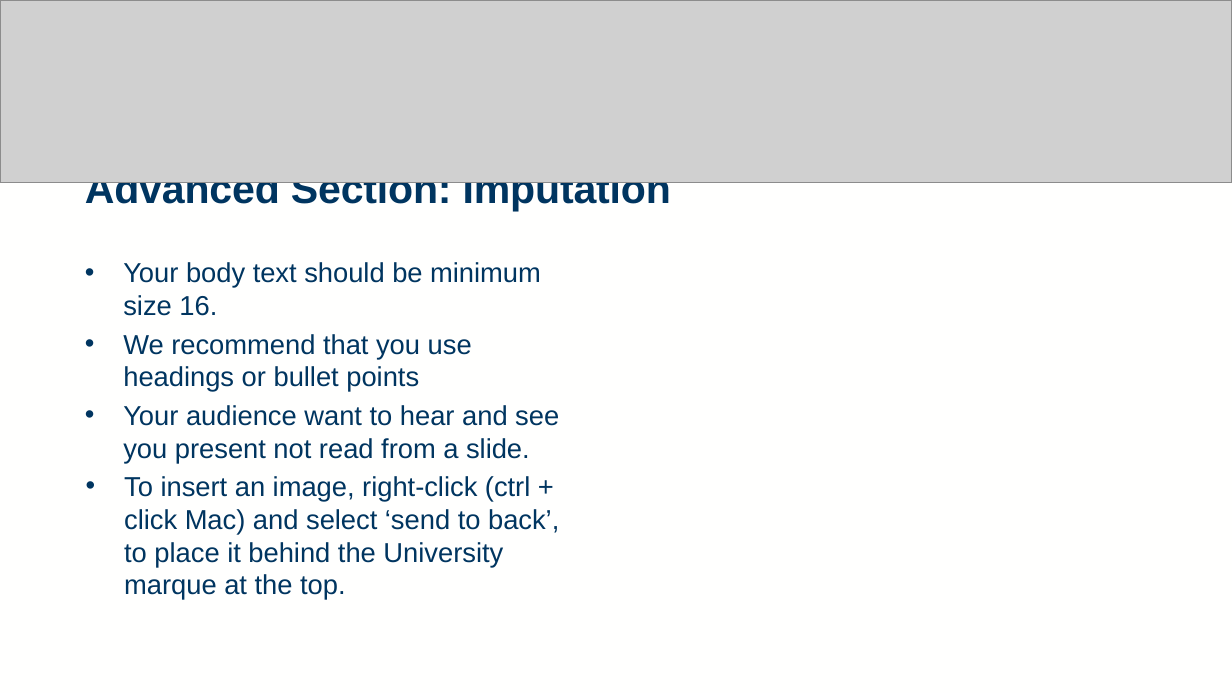
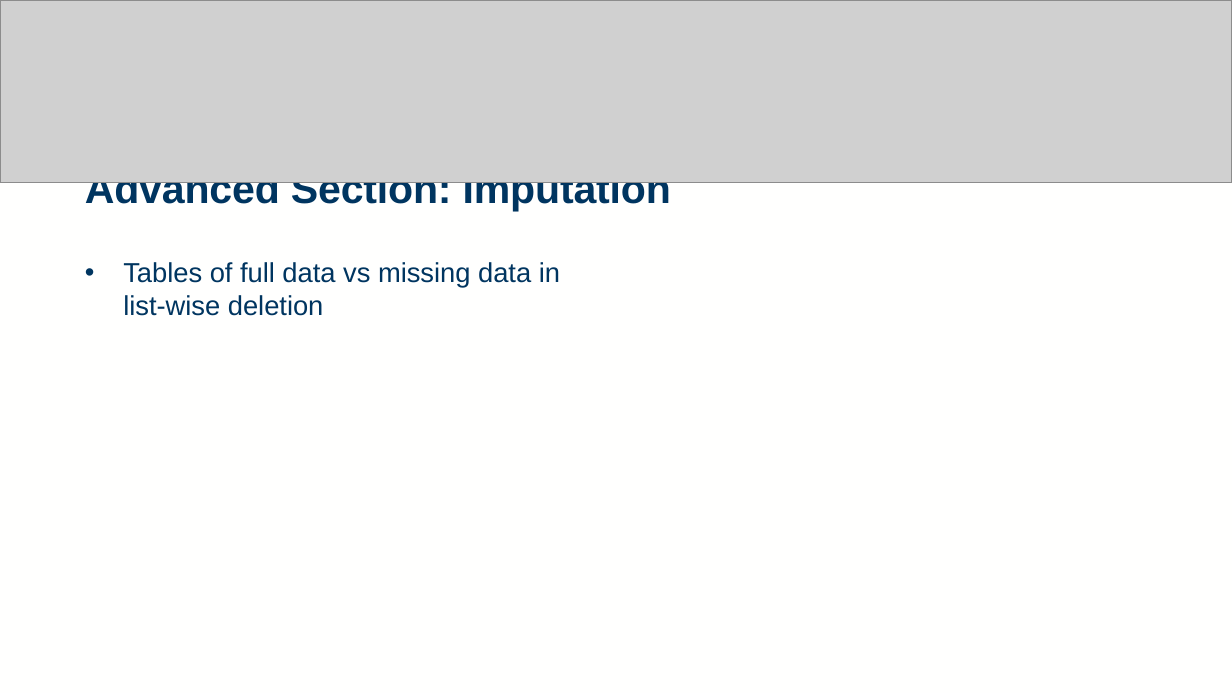
Before and after one commit to rtedwards/ARDS-classification, a slide deck: slide 11 of viva/viva_2416963E.pptx (slide 13 before the commit). Drawn at 1232x693 pixels with LibreOffice and Linux fonts; fonts in the diff are those of the drawing; grey boxes stand for pictures. Boxes give left, top, right and bottom in pixels: in the first picture for what was removed or moved away, otherwise in the second. Text is boxed around its words. In the diff, an @@ line names an element or a change of style, - is before the commit and + after.

```diff
--- a/viva/viva_2416963E.pptx
+++ b/viva/viva_2416963E.pptx
@@ text at box(123, 262, 560, 316): text changed @@
-• Your body text should be minimum size 16.
-• We recommend that you use headings or bullet points
-• Your audience want to hear and see you present not read from a slide.
-• To insert an image, right-click (ctrl + click Mac) and select ‘send to back’, to place it behind the University marque at the top.
+• Tables of full data vs missing data in list-wise deletion
```
Also in this commit, not shown: 6 other slides changed, 7 slides added, 7 slides removed, 1 other file.
